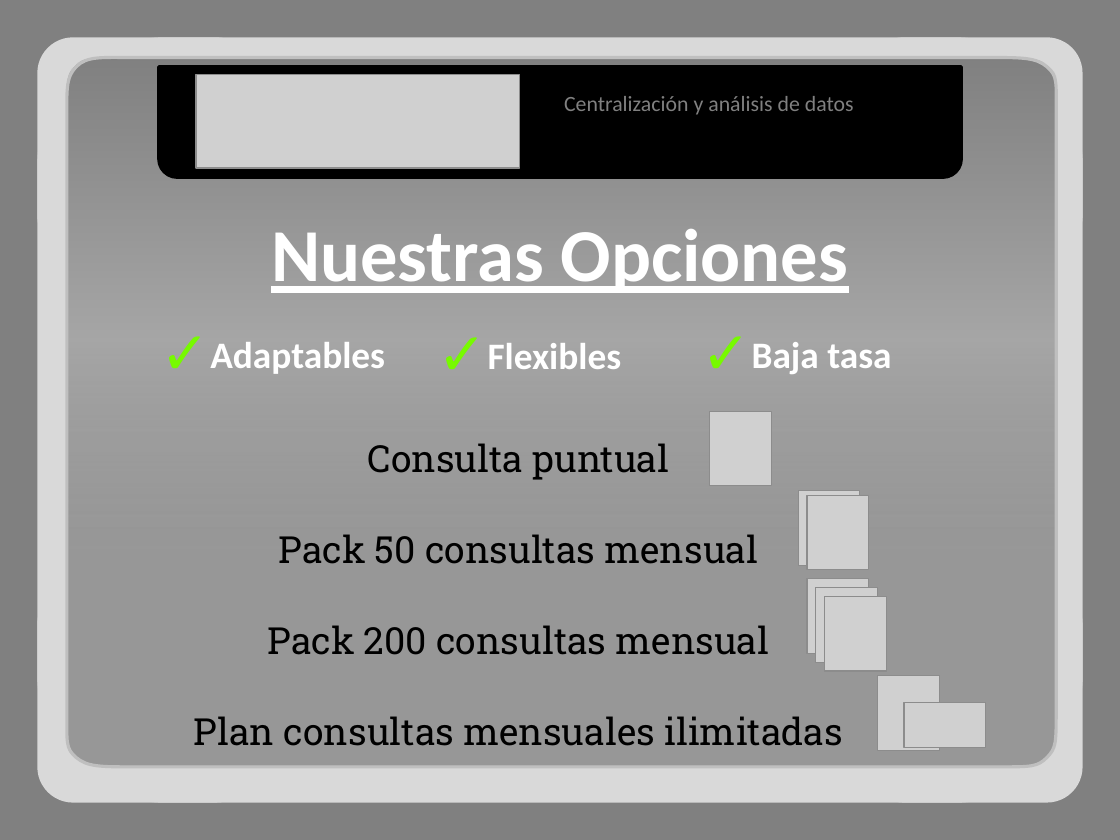
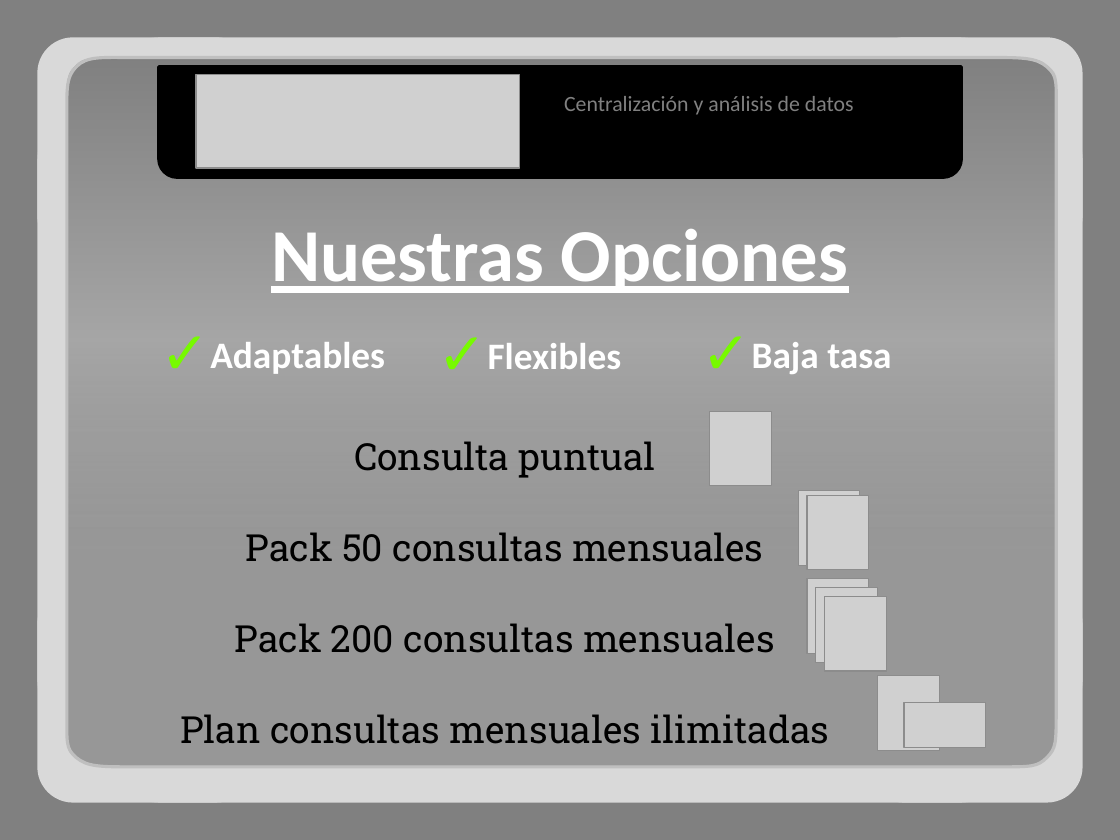
Before and after one commit to adrianachelotti/tallerdesarrollo1ero2011, a slide deck: slide 10 of Presentacion/Comercial/Presentacion Comercial.pptx. Drawn at 1120x840 pixels with LibreOffice and Linux fonts; fonts in the diff are those of the drawing; grey boxes stand for pictures. Boxes give left, top, right and bottom in pixels: in the first picture for what was removed or moved away, otherwise in the second. Text is boxed around its words. In the diff, an @@ line names an element or a change of style, - is before the commit and + after.

```diff
--- a/Presentacion/Comercial/Presentacion Comercial.pptx
+++ b/Presentacion/Comercial/Presentacion Comercial.pptx
@@ text "Consulta puntual": place and size @@
-text "Consulta puntual" at bbox=[194, 443, 843, 746]
+text "Consulta puntual" at bbox=[180, 441, 830, 744]
@@ text at bbox=[235, 532, 775, 653]: text changed @@
-Pack 50 consultas mensual
-Pack 200 consultas mensual
+Pack 50 consultas mensuales
+Pack 200 consultas mensuales
```
Also in this commit, not shown: 8 other slides changed, 2 slides added.
